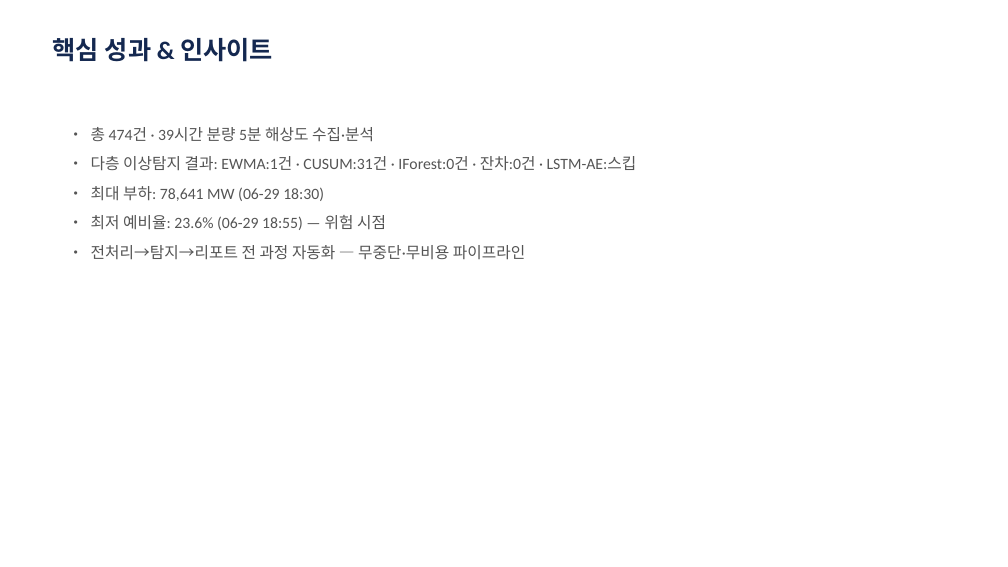
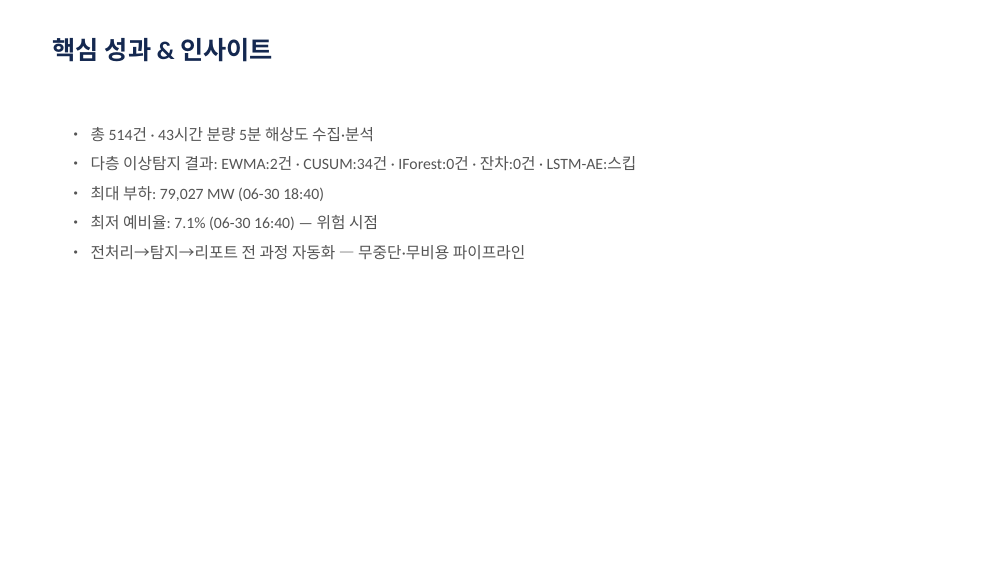
Before and after one commit to robinho0329/power-grid-anomaly-monitor, a slide deck: slide 8 of reports/portfolio/2026-06-30.pptx. Drawn at 1008x567 pixels with LibreOffice and Linux fonts; fonts in the diff are those of the drawing. Boxes give left, top, right and bottom in pixels: in the first picture for what was removed or moved away, otherwise in the second. Text is boxed around its words. In the diff, an @@ line names an element or a change of style, - is before the commit and + after.

```diff
--- a/reports/portfolio/2026-06-30.pptx
+++ b/reports/portfolio/2026-06-30.pptx
@@ text at [91, 127, 637, 230]: text changed @@
-• 총 474건 · 39시간 분량 5분 해상도 수집·분석
-• 다층 이상탐지 결과: EWMA:1건 · CUSUM:31건 · IForest:0건 · 잔차:0건 · LSTM-AE:스킵
-• 최대 부하: 78,641 MW (06-29 18:30)
-• 최저 예비율: 23.6% (06-29 18:55) — 위험 시점
+• 총 514건 · 43시간 분량 5분 해상도 수집·분석
+• 다층 이상탐지 결과: EWMA:2건 · CUSUM:34건 · IForest:0건 · 잔차:0건 · LSTM-AE:스킵
+• 최대 부하: 79,027 MW (06-30 18:40)
+• 최저 예비율: 7.1% (06-30 16:40) — 위험 시점
```
Also in this commit, not shown: 1 other slide changed, 1 other file.
